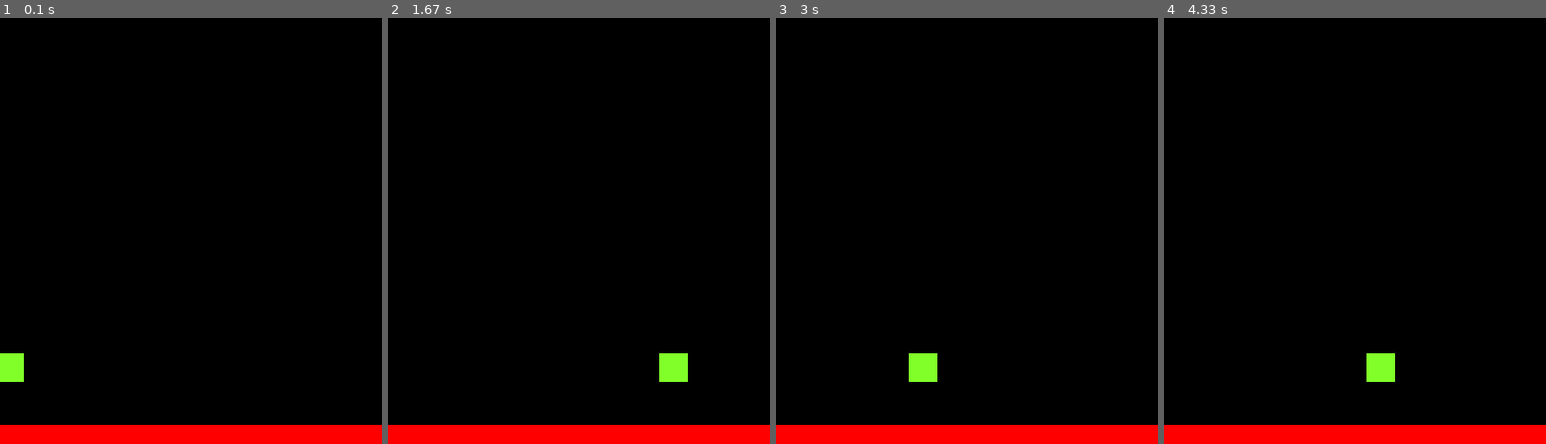
Above: before the commit, frames 1-4 (left to right).
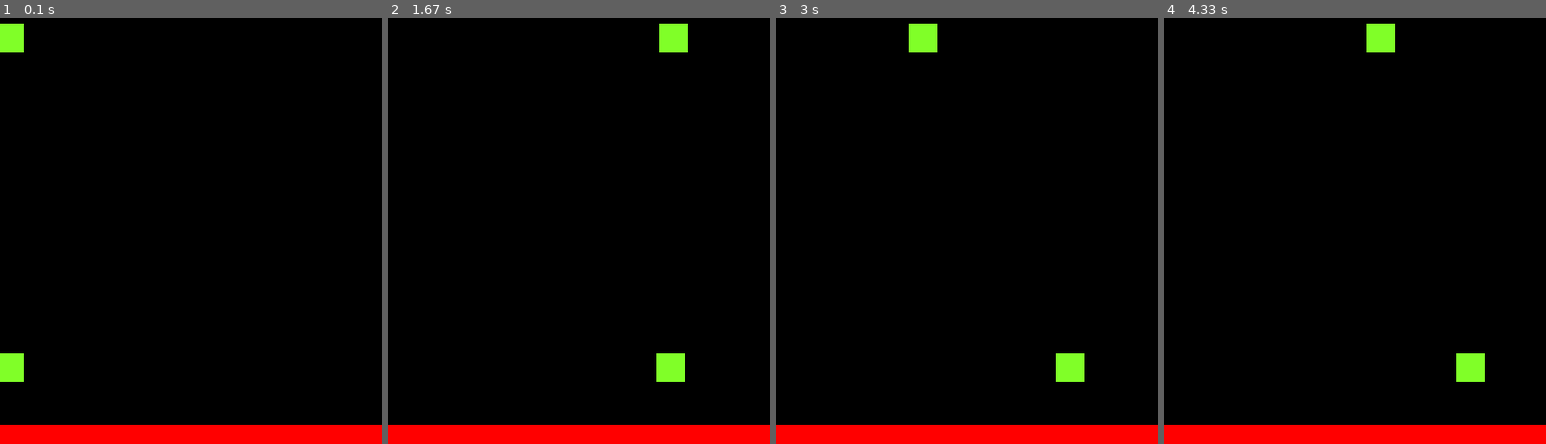
Above: after the commit, the same moments.

Repository: stijnv18/pvp-v21
Game: pygame game, started from Main.py
Same seed, same stepped clock (60 frames per second), same inputs: the game is played once before the commit and once after it.
Inputs:
- Up to frame 1 (0.1 s): no input
- Up to frame 2 (1.67 s): hold Q 0.33-0.8 s; hold Right 0.33-0.8 s; hold Right 0.83-1.3 s; hold Right from 1.33 s (still down)
- Up to frame 3 (3 s): release Right at 1.8 s; hold Left 1.83-2.37 s; tap D at 1.98 s; hold Left 2.4-2.8 s; hold Right from 2.83 s (still down)
- Up to frame 4 (4.33 s): release Right at 3.47 s; hold Left 3.5-3.97 s; tap D at 3.65 s; hold Right from 4 s (still down)

The runs differ from the first frame. In frame 1, 0.4% of the frame differs, in the area x 0-7%, y 1-9%; in frame 2, 0.6%; in frame 3, 1.5%, in the area x 34-81%, y 1-86%; in frame 4, 1.5%.

Commit message:
Two players control

Diff:
--- a/Main.py
+++ b/Main.py
@@ -15,7 +15,7 @@
 displaysurface = pygame.display.set_mode((WIDTH, HEIGHT))
 pygame.display.set_caption("Game")
 
-class Player(pygame.sprite.Sprite):
+class Player1(pygame.sprite.Sprite):
     def __init__(self):
         super().__init__()
         self.surf = pygame.Surface((30, 30))#36,27
@@ -26,7 +26,41 @@
         self.vel = vec(0,0)
         self.acc = vec(0,0)
 
-    def move(self):
+    def moveplayer1(self):
+        self.acc = vec(0,0)
+
+        pressed_keys = pygame.key.get_pressed()
+        if pressed_keys[K_q]:
+            self.acc.x = -ACC
+        if pressed_keys[K_d]:
+            self.acc.x = ACC
+
+        self.acc.x += self.vel.x * FRIC
+        self.vel += self.acc
+        self.pos += self.vel + 0.5 * self.acc
+
+        if self.pos.x > WIDTH:
+            self.pos.x = 0
+        if self.pos.x < 0:
+            self.pos.x = WIDTH
+
+        self.rect.midbottom = self.pos
+
+
+
+
+class Player2(pygame.sprite.Sprite):
+    def __init__(self):
+        super().__init__()
+        self.surf = pygame.Surface((30, 30))#36,27
+        self.surf.fill((128,255,40))
+        self.rect = self.surf.get_rect()
+
+        self.pos = vec((10, 40))
+        self.vel = vec(0,0)
+        self.acc = vec(0,0)
+
+    def moveplayer2(self):
         self.acc = vec(0,0)
 
         pressed_keys = pygame.key.get_pressed()
@@ -46,6 +80,12 @@
 
         self.rect.midbottom = self.pos
 
+
+
+
+
+
+
 class platform(pygame.sprite.Sprite):
     def __init__(self):
         super().__init__()
@@ -54,10 +94,12 @@
         self.rect = self.surf.get_rect(center = (WIDTH/2, HEIGHT - 10))
 
 PT1 = platform()
-P1 = Player()
+P1 = Player1()
+P2 = Player2()
 
 all_sprites = pygame.sprite.Group()
 all_sprites.add(PT1)
+all_sprites.add(P2)
 all_sprites.add(P1)
 
 while True:
@@ -68,7 +110,8 @@
 
     displaysurface.fill((0,0,0))
 
-    P1.move()
+    P1.moveplayer1()
+    P2.moveplayer2()
     for entity in all_sprites:
         displaysurface.blit(entity.surf, entity.rect)
 
--- /dev/null
+++ b/tempCodeRunnerFile.py
@@ -0,0 +1,2 @@
+
+        pressed_keys = pygame.key.get_pressed()
